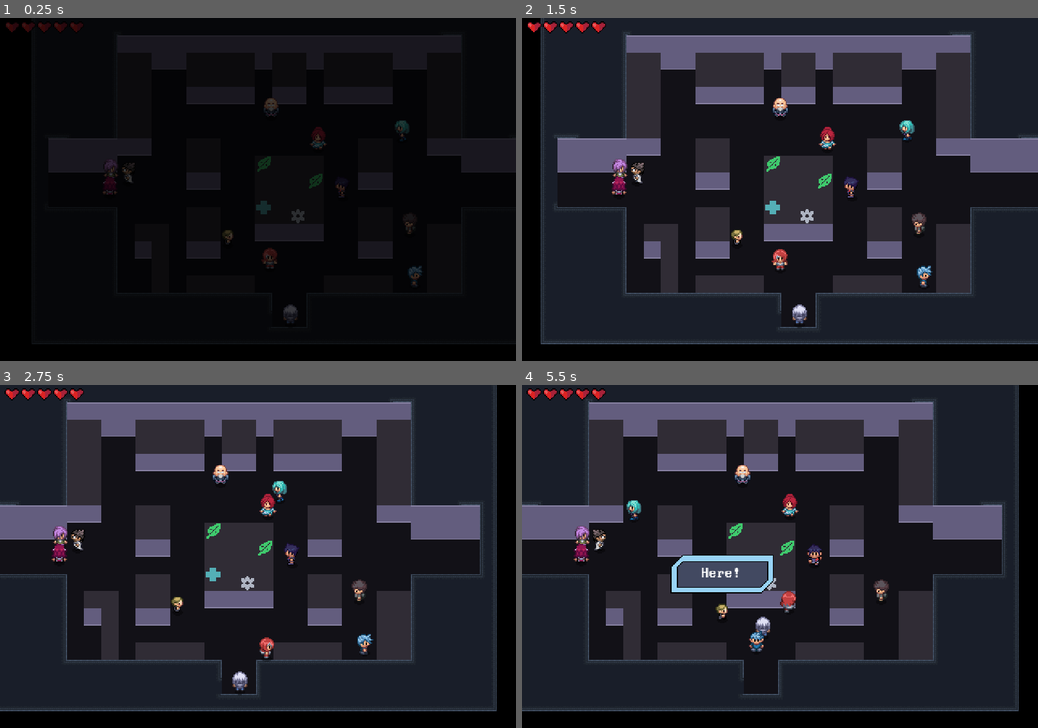
Above: before the commit, frames 1-4 (two rows, left to right).
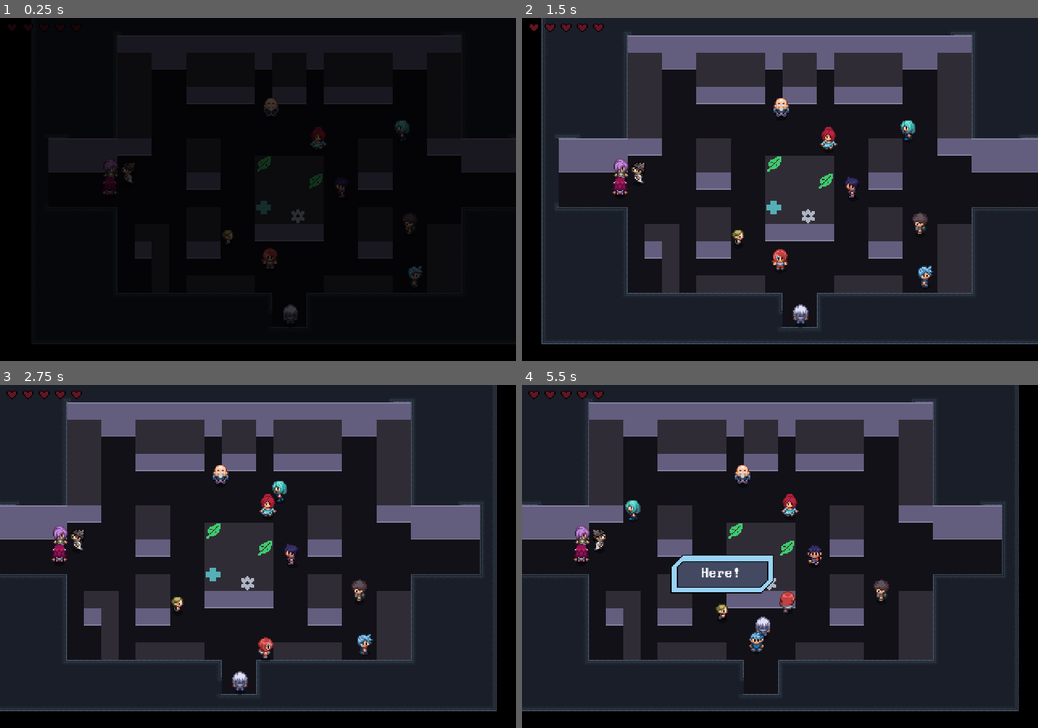
Above: after the commit, the same moments.

Repository: AmethystBlack/personal
Game: Godot game, scene res://world.tscn
Two runs of this game, one before a commit and one after it. Both use one fixed random seed, a clock stepped at 60 frames per second and the inputs below.
Inputs (mouse positions are in pixels of both pictures, inside the frame that each line leads up to):
- Up to frame 1 (0.25 s): no input
- Up to frame 2 (1.5 s): move the mouse to (924, 131) at 0.52 s; hold Right (ui_right) 0.53-1.28 s; tap Space (attack) at 0.6 s; click (924, 131) at 0.67 s; tap Q (misc) at 0.8, 1.35 s; move the mouse to (635, 172) at 1.27 s; hold Down (ui_down) from 1.28 s (still down); click (635, 172) at 1.42 s
- Up to frame 3 (2.75 s): tap X (roll) at 1.55, 2.1 s; move the mouse to (402, 642) at 2.02 s; release Down (ui_down) at 2.03 s; hold Right (ui_right) from 2.03 s (still down); click (402, 642) at 2.17 s; tap Space (attack) at 2.3 s
- Up to frame 4 (5.5 s): move the mouse to (759, 683) at 2.77 s; release Right (ui_right) at 2.78 s; hold Up (ui_up) 2.78-3.53 s; tap Space (attack) at 2.85, 4.55, 5.1 s; click (759, 683) at 2.92 s; tap Q (misc) at 3.05, 3.6, 5.3 s; move the mouse to (816, 556) at 3.52 s; hold Left (ui_left) 3.53-5.03 s; click (816, 556) at 3.67 s; tap X (roll) at 3.8, 4.35 s; move the mouse to (883, 590) at 4.27 s; click (883, 590) at 4.42 s; move the mouse to (697, 601) at 5.02 s; hold Down (ui_down) from 5.03 s (still down); click (697, 601) at 5.17 s

The runs differ from the first frame. In frame 1, 0.2% of the frame differs, in the area x 1-17%, y 1-5%; in frame 2, 3.3%, in the area x 1-97%, y 0-96%; in frame 3, 0.4%; in frame 4, 0.5%.

Commit message:
player script deleted

Diff:
--- a/Polar/character/Stats.gd
+++ b/Polar/character/Stats.gd
@@ -17,6 +17,7 @@
 
 @export var acceleration: int = 30
 @export var max_speed: int = 60
+@export var roll_speed: int = 80
 @export var friction: int = 1400
 @export var knockback_friction: int = 400
 @export var knockback_distance: int = 450
--- a/Polar/character/actor.gd
+++ b/Polar/character/actor.gd
@@ -2,16 +2,9 @@
 extends CharacterBody2D
 class_name Actor
 
-@export var skin: Texture : set = set_skin
-
-const PlayerHurtSound = preload("res://character/player/player_hurt_sound.tscn")
-
-signal finishedPathing
-
-#const ACCELERATION = 300
-#const MAX_SPEED = 220
-const ROLL_SPEED = 80
-#const FRICTION = 1400
+##❆❅❆❅❆❆❅❆❅❆❆❅❆❅❆❆❅❆❅❆❆❅❆❅❆❆❅❆❅❆❆❅❆❅❆❆❅❆❅❆❆❅❆❅❆
+##❅❆❅	Config
+##❆❅❆❅❆❆❅❆❅❆❆❅❆❅❆❆❅❆❅❆❆❅❆❅❆❆❅❆❅❆❆❅❆❅❆❆❅❆❅❆❆❅❆❅❆
 
 @onready var stats = $Stats
 @onready var animationPlayer = $AnimationPlayer
@@ -23,12 +16,8 @@
 @onready var navigation_agent = $NavigationAgent2D
 @onready var hitbox_pivot = $HitboxPivot
 @onready var _sprite: Sprite2D = $Sprite2D
-#@onready var subHUD = $SubHUD
-
-enum DIRECTIONS { DOWN , LEFT , RIGHT , UP }
-@export var defaultFacing: DIRECTIONS : set = setFacing
-
-var mousedOver = false
+@onready var attackHitbox = $HitboxPivot/AttackHitbox
+@onready var interactHitbox = $HitboxPivot/InteractRange/CollisionShape2D
 
 enum State {
 	IDLE,
@@ -39,18 +28,32 @@
 }
 var state = State.IDLE
 
+const DamageSound = preload("res://character/player/player_hurt_sound.tscn")
+
+signal finishedPathing
+
+var mousedOver = false
 var facingVector = Vector2.ZERO
 var reservedFacing = Vector2.ZERO
 
-# Both setters below manipulate the unit's Sprite node.
-# Here, we update the sprite's texture.
+@export var skin: Texture : set = set_skin
+enum DIRECTIONS { DOWN , LEFT , RIGHT , UP }
+@export var defaultFacing: DIRECTIONS : set = setFacing
+
+var moveVector : Vector2 = Vector2.ZERO :
+	set (value):
+		moveVector = value
+		updateVectorAnims(moveVector)
+
+func updateVectorAnims(moveVector):
+	if moveVector != Vector2.ZERO:
+		attackHitbox.knockback_vector = moveVector
+		updateFacing(moveVector)
+		animationState.travel("Run")
+
 func set_skin(value: Texture) -> void:
 	skin = value
-	# Setter functions are called during the node's `_init()` callback, before they entered the
-	# tree. At that point in time, the `_sprite` variable is `null`. If so, we have to wait to
-	# update the sprite's properties.
 	if not _sprite:
-		# The yield keyword allows us to wait until the unit node's `_ready()` callback ended.
 		await ready
 	_sprite.texture = value
 	if value != null: #doing some math to set the offset of the sprite for variable skin sizes
@@ -59,7 +62,6 @@
 		var h = value.get_height()
 		_sprite.offset.x = -((w/_sprite.hframes)/2)
 		_sprite.offset.y = -(h/_sprite.vframes)
-
 
 func setFacing(value):
 	defaultFacing = value
@@ -77,8 +79,11 @@
 		await ready
 		updateDefaultFacing()
 
+##❆❅❆❅❆❆❅❆❅❆❆❅❆❅❆❆❅❆❅❆❆❅❆❅❆❆❅❆❅❆❆❅❆❅❆❆❅❆❅❆❆❅❆❅❆
+##❅❆❅	Inert
+##❆❅❆❅❆❆❅❆❅❆❆❅❆❅❆❆❅❆❅❆❆❅❆❅❆❆❅❆❅❆❆❅❆❅❆❆❅❆❅❆❆❅❆❅❆
+
 func _ready():
-	#randomize()
 	self.stats.connect("no_health", queue_free)
 	if not Engine.is_editor_hint():
 		animationTree.active = true
@@ -88,67 +93,35 @@
 	match state:
 		State.MOVING:
 			move_state(delta)
+		State.ROLL:
+			roll_state(delta)
+		State.ATTACK:
+			attack_state(delta)
 		State.PATH:
 			path_state(delta)
 
+##❆❅❆❅❆❆❅❆❅❆❆❅❆❅❆❆❅❆❅❆❆❅❆❅❆❆❅❆❅❆❆❅❆❅❆❆❅❆❅❆❆❅❆❅❆
+##❅❆❅	Signals
+##❆❅❆❅❆❆❅❆❅❆❆❅❆❅❆❆❅❆❅❆❆❅❆❅❆❆❅❆❅❆❆❅❆❅❆❆❅❆❅❆❆❅❆❅❆
 
 func _on_interaction_mouse_entered() -> void:
 	mousedOver = true
 
-
 func _on_interaction_mouse_exited() -> void:
 	mousedOver = false
 
-
-
-func move_state(delta):
-	animationState.travel("Idle")
-	velocity = velocity.move_toward(Vector2.ZERO,(stats.friction * delta))
-	#updateFacing(velocity)
-	move_and_slide()
-
-func _on_hurtbox_area_entered(area):
-	if hurtbox.invincible == false:
-		stats.health -= area.damage
-		hurtbox.start_invincibility(0.5)
-		hurtbox.create_hit_effect()
-		var playerHurtSound = PlayerHurtSound.instantiate()
-		get_tree().current_scene.add_child(playerHurtSound)
-
-
 func _on_hurtbox_invincibility_ended():
 	blinkAnimationPlayer.play("Stop")
 
 func _on_hurtbox_invincibility_started():
 	blinkAnimationPlayer.play("Start")
 
-func path_to_cursor():
-	set_movement_target(get_global_mouse_position())
-	state = State.PATH
-	animationState.travel("Run")
-
-func set_movement_target(movement_target: Vector2):
-	navigation_agent.target_position = movement_target
-
-func path_state(_delta):
-	if navigation_agent.is_navigation_finished():
-		state = State.MOVING
-		animationState.travel("Idle")
-		finishedPathing.emit()
-		return
-
-	var current_agent_position: Vector2 = global_position
-	var next_path_position: Vector2 = navigation_agent.get_next_path_position()
-
-	#print(next_path_position)
-
-	velocity = current_agent_position.direction_to(next_path_position) * stats.max_speed
-	updateFacing(velocity)
-
-	if softCollision.is_colliding():
-		velocity += softCollision.get_push_vector() * _delta * 500
-
-	move_and_slide()
+func _on_hurtbox_area_entered(area):
+	takeDamage(area)
+
+##❆❅❆❅❆❆❅❆❅❆❆❅❆❅❆❆❅❆❅❆❆❅❆❅❆❆❅❆❅❆❆❅❆❅❆❆❅❆❅❆❆❅❆❅❆
+##❅❆❅	Facing
+##❆❅❆❅❆❆❅❆❅❆❆❅❆❅❆❆❅❆❅❆❆❅❆❅❆❆❅❆❅❆❆❅❆❅❆❆❅❆❅❆❆❅❆❅❆
 
 func updateFacing(vector2):
 	if not Engine.is_editor_hint():
@@ -156,12 +129,9 @@
 		animationTree.set("parameters/Run/blend_position",vector2)
 		animationTree.set("parameters/Attack/blend_position",vector2)
 		animationTree.set("parameters/Roll/blend_position",vector2)
+		attackHitbox.knockback_vector = vector2
 		hitbox_pivot.rotation = vector2.angle()
 		facingVector = vector2
-
-func interactedWith():
-	reservedFacing = facingVector
-	faceCharacter(h.actors["player"])
 
 func faceReserved():
 	if reservedFacing != Vector2.ZERO:
@@ -178,8 +148,81 @@
 		DIRECTIONS.UP:
 			faceUp()
 
-
-############## useful actor commands
+##❆❅❆❅❆❆❅❆❅❆❆❅❆❅❆❆❅❆❅❆❆❅❆❅❆❆❅❆❅❆❆❅❆❅❆❆❅❆❅❆❆❅❆❅❆
+##❅❆❅	Movement functions
+##❆❅❆❅❆❆❅❆❅❆❆❅❆❅❆❆❅❆❅❆❆❅❆❅❆❆❅❆❅❆❆❅❆❅❆❆❅❆❅❆❆❅❆❅❆
+
+func move_state(delta):
+	if moveVector != Vector2.ZERO:
+		velocity = velocity.move_toward(moveVector * stats.max_speed, (stats.acceleration * delta))
+		updateFacing(velocity)
+	else:
+		animationState.travel("Idle")
+		velocity = velocity.move_toward(Vector2.ZERO,(stats.friction * delta))
+	move_and_slide()
+
+func path_to_cursor():
+	set_movement_target(get_global_mouse_position())
+	state = State.PATH
+	animationState.travel("Run")
+
+func set_movement_target(movement_target: Vector2):
+	navigation_agent.target_position = movement_target
+
+func path_state(_delta):
+	if navigation_agent.is_navigation_finished():
+		state = State.MOVING
+		animationState.travel("Idle")
+		finishedPathing.emit()
+		return
+	var current_agent_position: Vector2 = global_position
+	var next_path_position: Vector2 = navigation_agent.get_next_path_position()
+	#print(next_path_position)
+	velocity = current_agent_position.direction_to(next_path_position) * stats.max_speed
+	updateFacing(velocity)
+	if softCollision.is_colliding():
+		velocity += softCollision.get_push_vector() * _delta * 500
+	move_and_slide()
+
+##❆❅❆❅❆❆❅❆❅❆❆❅❆❅❆❆❅❆❅❆❆❅❆❅❆❆❅❆❅❆❆❅❆❅❆❆❅❆❅❆❆❅❆❅❆
+##❅❆❅	Damage and Interaction
+##❆❅❆❅❆❆❅❆❅❆❆❅❆❅❆❆❅❆❅❆❆❅❆❅❆❆❅❆❅❆❆❅❆❅❆❆❅❆❅❆❆❅❆❅❆
+
+func takeDamage(area):
+	if hurtbox.invincible == false:
+		stats.health -= area.damage
+		hurtbox.start_invincibility(0.5)
+		hurtbox.create_hit_effect()
+		var damageSound = DamageSound.instantiate()
+		get_tree().current_scene.add_child(damageSound)
+
+func interactedWith():
+	reservedFacing = facingVector
+	faceCharacter(h.actors["player"])
+
+func attack_state(delta):
+	velocity = velocity.move_toward(Vector2.ZERO, (stats.friction/2) * delta)
+	move_and_slide()
+	animationState.travel("Attack")
+
+func attack_animation_finished():
+	state = State.MOVING
+
+func roll_state(delta):
+	var minimumRoll = moveVector * (stats.roll_speed)
+	if (velocity.x**2) < (minimumRoll.x**2) || (velocity.y**2) < (minimumRoll.y**2):
+		velocity = minimumRoll
+	move_and_slide()
+	animationState.travel("Roll")
+
+
+func roll_animation_finished():
+	state = State.MOVING
+
+
+##❆❅❆❅❆❆❅❆❅❆❆❅❆❅❆❆❅❆❅❆❆❅❆❅❆❆❅❆❅❆❆❅❆❅❆❆❅❆❅❆❆❅❆❅❆
+##❅❆❅	Usable Actor Commands
+##❆❅❆❅❆❆❅❆❅❆❆❅❆❅❆❆❅❆❅❆❆❅❆❅❆❆❅❆❅❆❆❅❆❅❆❆❅❆❅❆❆❅❆❅❆
 
 func stx(text):
 	h.stx(text, self)
--- a/Polar/character/player/player.gd
+++ /dev/null
@@ -1,106 +0,0 @@
-extends PolarNPC
-
-
-var roll_vector = Vector2.RIGHT
-
-var moveVector : Vector2 = Vector2.ZERO :
-	set (value):
-		moveVector = value
-		updateVectorAnims(moveVector)
-
-@onready var swordHitbox = $HitboxPivot/AttackHitbox
-@onready var interactHitbox = $HitboxPivot/InteractRange/CollisionShape2D
-#@onready var control = $PlayerControl
-
-
-func _ready():
-	h.HUD.healthUi.setupHP(stats)
-	self.stats.connect("no_health", queue_free)
-	animationTree.active = true
-	swordHitbox.knockback_vector = roll_vector
-	state = State.MOVING
-
-func _process(_delta):
-	pass
-
-func _physics_process(delta):
-	match state:
-		State.MOVING:
-			move_state(delta)
-		State.ROLL:
-			roll_state(delta)
-		State.ATTACK:
-			attack_state(delta)
-		State.PATH:
-			path_state(delta)
-
-func updateVectorAnims(moveVector):
-	if moveVector != Vector2.ZERO:
-		roll_vector = moveVector
-		swordHitbox.knockback_vector = moveVector
-		updateFacing(moveVector)
-		animationState.travel("Run")
-
-func move_state(delta):
-	if moveVector != Vector2.ZERO:
-		velocity = velocity.move_toward(moveVector * stats.max_speed, (stats.acceleration * delta))
-		updateFacing(velocity)
-	else:
-		animationState.travel("Idle")
-		velocity = velocity.move_toward(Vector2.ZERO,(stats.friction * delta))
-	move_and_slide()
-
-
-func attack_state(delta):
-	velocity = velocity.move_toward(Vector2.ZERO, (stats.friction/2) * delta)
-	move_and_slide()
-	animationState.travel("Attack")
-
-func attack_animation_finished():
-	state = State.MOVING
-
-func roll_state(delta):
-	var minimumRoll = roll_vector * (ROLL_SPEED)
-	if (velocity.x**2) < (minimumRoll.x**2) || (velocity.y**2) < (minimumRoll.y**2):
-		velocity = minimumRoll
-	move_and_slide()
-	animationState.travel("Roll")
-
-func roll_animation_finished():
-	state = State.MOVING
-
-func _on_player_control_actor_attacks() -> void:
-	state = State.ATTACK
-
-func _on_player_control_actor_dodges() -> void:
-	state = State.ROLL
-
-func _on_player_control_actor_misc() -> void:
-	process_misc()
-
-func process_misc():
-	#interact()
-	h.map.introScene()
-	#h.actors["flaw"].path_to_cursor()
-	#h.EnsembleFace()
-
-func interact():
-	interactHitbox.disabled = false
-	await get_tree().create_timer(0.1).timeout
-	interactHitbox.disabled = true
-
-func directNpc():
-	var targetActor = h.actors["NPC"]
-	targetActor.path_to_cursor()
-
-
-func _on_interact_range_area_entered(area: Area2D) -> void:
-	if area.get_parent() == self:
-		return
-
-	var foundNode = area.get_parent()
-	#var targetActor = h.actors["NPC"]
-	if foundNode.has_method("interact"):
-		foundNode.interact()
-	else:
-		h.map.interact(foundNode.name)
--- a/Polar/character/player/player.tscn
+++ b/Polar/character/player/player.tscn
@@ -1,6 +1,6 @@
 [gd_scene load_steps=28 format=3 uid="uid://b6m36di04f8hp"]
 
-[ext_resource type="Script" path="res://character/player/player.gd" id="2_n2gml"]
+[ext_resource type="Script" path="res://character/PolarNPC/polar_npc.gd" id="2_vqtsw"]
 [ext_resource type="PackedScene" uid="uid://da24yl2y8xbyy" path="res://character/actor.tscn" id="3_elef3"]
 [ext_resource type="AudioStream" uid="uid://cn73eae8u2oga" path="res://audio/Swipe.wav" id="3_gklxc"]
 [ext_resource type="Shader" path="res://WhiteColor.gdshader" id="3_j8rm3"]
@@ -634,7 +634,7 @@
 height = 10.0
 
 [node name="Player" instance=ExtResource("3_elef3")]
-script = ExtResource("2_n2gml")
+script = ExtResource("2_vqtsw")
 skin = null
 
 [node name="Sprite2D" parent="." index="1"]
@@ -658,7 +658,7 @@
 acceleration = 300
 max_speed = 220
 
-[node name="PlayerControl" type="Control" parent="." index="10"]
+[node name="PlayerControl" type="Control" parent="." index="13"]
 layout_mode = 3
 anchors_preset = 0
 offset_right = 40.0
--- a/Polar/character/player/player_control.gd
+++ b/Polar/character/player/player_control.gd
@@ -8,7 +8,8 @@
 
 # Called when the node enters the scene tree for the first time.
 func _ready() -> void:
-	pass # Replace with function body.
+	#h.HUD.healthUi.setupHP(player.stats)
+	pass
 
 
 # Called every frame. 'delta' is the elapsed time since the previous frame.
@@ -33,7 +34,31 @@
 
 	if Input.is_action_just_pressed("attack"):
 		actor_attacks.emit()
+		player.state = player.State.ATTACK
 	elif Input.is_action_just_pressed("roll"):
 		actor_dodges.emit()
+		player.state = player.State.ROLL
 	elif Input.is_action_just_pressed("misc"):
 		actor_misc.emit()
+		process_misc()
+
+
+func process_misc():
+	#interact()
+	h.map.introScene()
+
+func interact():
+	player.interactHitbox.disabled = false
+	await get_tree().create_timer(0.1).timeout
+	player.interactHitbox.disabled = true
+
+func _on_interact_range_area_entered(area: Area2D) -> void:
+	if area.get_parent() == self:
+		return
+
+	var foundNode = area.get_parent()
+	#var targetActor = h.actors["NPC"]
+	if foundNode.has_method("interact"):
+		foundNode.interact()
+	else:
+		h.map.interact(foundNode.name)
Binary file removed: Polar/character/player/Player.png
Not shown, removed: Polar/character/player/Player.png.import
